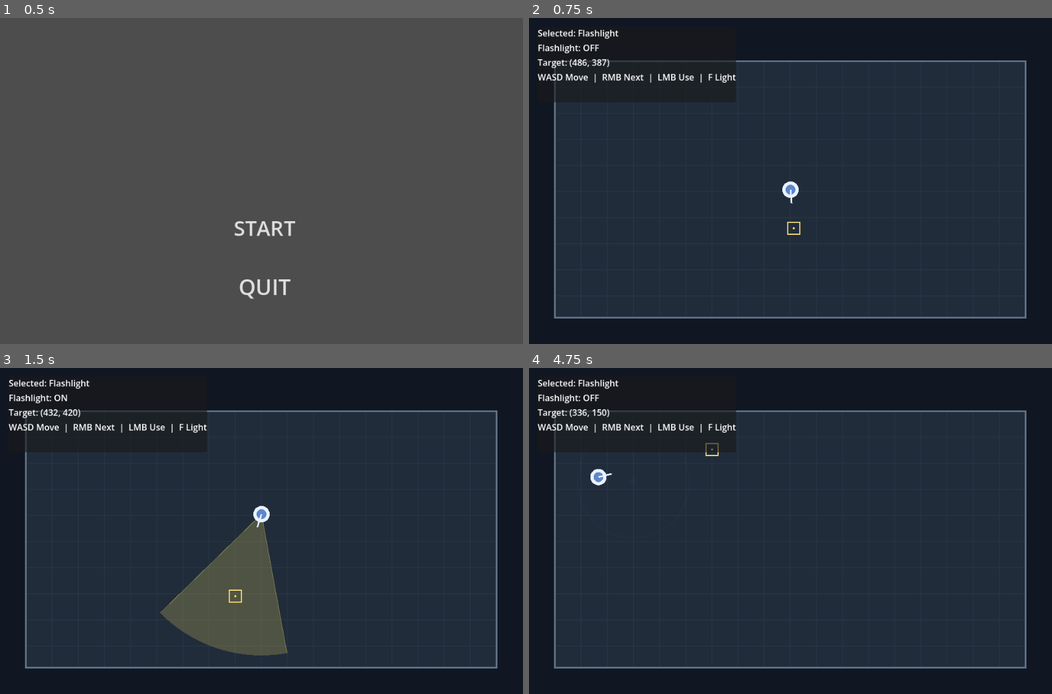
Above: before the commit, frames 1-4 (two rows, left to right).
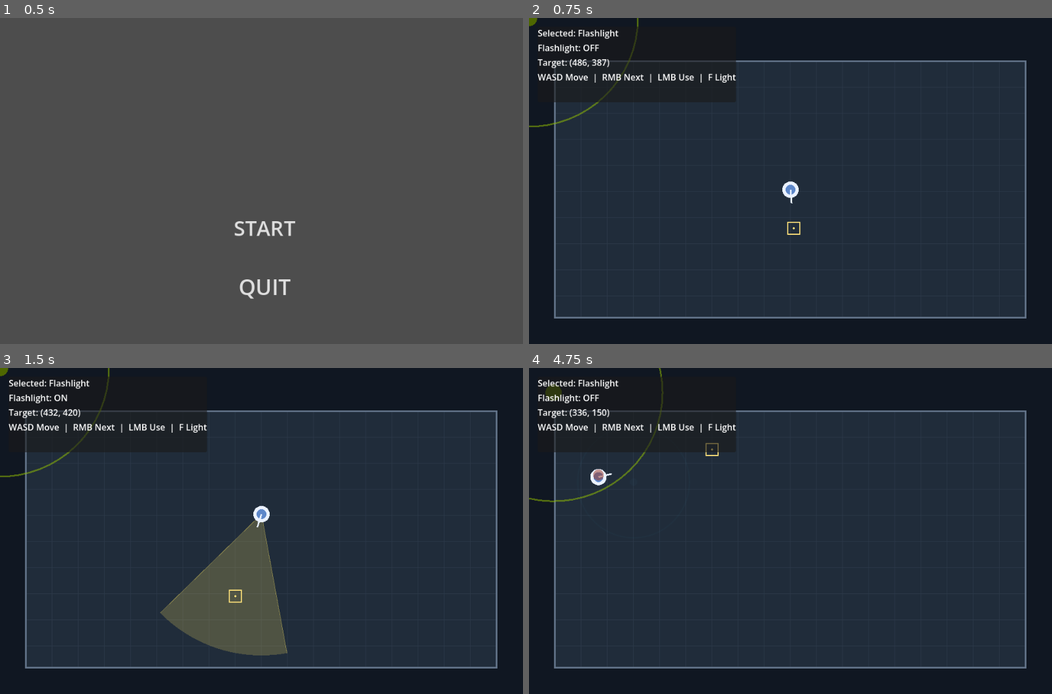
Above: after the commit, the same moments.

Repository: jablonskibrandan/GodotWild98
Game: Godot game, scene res://scenes/main_menu.tscn
Two runs of this game, one before a commit and one after it. Both use one fixed random seed, a clock stepped at 60 frames per second and the inputs below.
Inputs (mouse positions are in pixels of both pictures, inside the frame that each line leads up to):
- Up to frame 1 (0.5 s): no input
- Up to frame 2 (0.75 s): click "START" at 0.5 s
- Up to frame 3 (1.5 s): tap Enter at 1.25 s; move the mouse to (235, 596) at 1.27 s; hold W (move_up) from 1.28 s (still down); hold F (flashlight_toggle) from 1.28 s (still down)
- Up to frame 4 (4.75 s): move the mouse to (947, 579) at 2.02 s; release F (flashlight_toggle) at 2.03 s; right-click (947, 579) at 2.1 s; tap Space at 2.75 s; move the mouse to (633, 482) at 2.77 s; release W (move_up) at 2.78 s; press the mouse at (633, 482) at 2.78 s; hold A (move_left) 2.78-4.28 s; move the mouse to (816, 531) at 3.52 s; release the mouse at (816, 531) at 3.53 s; tap F (flashlight_toggle) at 3.6 s; move the mouse to (712, 449) at 4.27 s; hold S (move_down) from 4.28 s (still down); hold Right mouse button (tool_next) from 4.28 s (still down)

Frame 1 is identical in both runs. In frame 2, 0.2% of the frame differs, in the area x 0-21%, y 0-34%; in frame 3, 0.2%; in frame 4, 0.4%, in the area x 0-26%, y 0-42%.

Commit message:
initial monster files, monster target finder

Diff:
--- a/scenes/floor_one.tscn
+++ b/scenes/floor_one.tscn
@@ -6,6 +6,7 @@
 [ext_resource type="Script" uid="uid://bui5rstvv5pa1" path="res://scripts/tools/distraction_tool.gd" id="4_distraction"]
 [ext_resource type="Script" uid="uid://cnjnjyw5bsp31" path="res://scripts/player/player_controller.gd" id="5_player"]
 [ext_resource type="Script" uid="uid://clc1phwuj8tqs" path="res://scripts/player/target_cursor.gd" id="6_target"]
+[ext_resource type="PackedScene" uid="uid://dm48ti74qwqcc" path="res://scenes/monster.tscn" id="7_6d0m4"]
 
 [node name="FloorOne" type="Node2D" unique_id=1776846106]
 script = ExtResource("1_floor")
@@ -31,6 +32,9 @@
 
 [node name="TargetCursor" type="Node2D" parent="." unique_id=1575986569]
 script = ExtResource("6_target")
+
+[node name="Monster" parent="." unique_id=1813013398 node_paths=PackedStringArray("player") instance=ExtResource("7_6d0m4")]
+player = NodePath("../Player")
 
 [node name="HUD" type="CanvasLayer" parent="." unique_id=1173174004]
 
--- /dev/null
+++ b/scenes/monster.tscn
@@ -0,0 +1,10 @@
+[gd_scene format=3 uid="uid://dm48ti74qwqcc"]
+
+[ext_resource type="Script" uid="uid://d1vvchxqlwit8" path="res://scripts/monsters/base_monster.gd" id="1_1cbnp"]
+[ext_resource type="Script" uid="uid://c6k0obt5upiwb" path="res://scripts/monsters/monster_target_finder.gd" id="2_c47ug"]
+
+[node name="Monster" type="Node2D" unique_id=1813013398]
+script = ExtResource("1_1cbnp")
+
+[node name="TargetFinder" type="Node2D" parent="." unique_id=1955017602]
+script = ExtResource("2_c47ug")
--- /dev/null
+++ b/scripts/monsters/base_monster.gd
@@ -0,0 +1,33 @@
+class_name BaseMonster
+extends Node2D
+
+#remove this reference once vision is properly implemented
+@export var player: Node2D
+
+@export_range(1.0, 100.0, 1.0) var radius: float = 15.0
+@export_range(1.0, 1000.0, 1.0) var move_speed: float = 100.0
+@onready var target_finder: MonsterTargetFinder = $TargetFinder
+
+func _ready():
+	target_finder.player = player
+
+func _physics_process(delta: float) -> void:
+	var direction: Vector2 = direction_to_target()
+	if direction != Vector2.ZERO:
+		global_position += direction * move_speed * delta
+		#global_position = Vector2(
+			#clampf(global_position.x, _movement_bounds.position.x + radius, _movement_bounds.end.x - radius),
+			#clampf(global_position.y, _movement_bounds.position.y + radius, _movement_bounds.end.y - radius)
+		#)
+
+	target_finder.queue_redraw()
+
+func direction_to_target() -> Vector2:
+	var target_position = target_finder.get_chosen_target_position()
+	if target_position != null && target_position is Vector2 && global_position.distance_to(target_position) > radius:
+		return global_position.direction_to(target_position)
+	else:
+		return Vector2.ZERO
+
+func _draw() -> void:
+	draw_circle(Vector2.ZERO, radius, Color("4e6700ff"))
--- /dev/null
+++ b/scripts/monsters/monster_target_finder.gd
@@ -0,0 +1,93 @@
+class_name MonsterTargetFinder
+extends Node2D
+
+var player: Node2D
+
+@export_range(0.0, 200.0, 1.0) var vision: float = 200.0
+@export_range(0.0, 200.0, 1.0) var hearing: float = 100.0
+@export_range(0.0, 30.0, 1.0) var memory: float = 5.0
+
+var target_infos: Dictionary[int, MonsterTargetInfo] = {}
+var chosen_target: int = 0
+@export var chosen_priority:int = 0
+
+###########################################################################
+# main functions for processing and handling input
+
+func _process(delta: float) -> void:
+	remember_targets(delta)
+	look_around()
+
+func get_chosen_target_position(): # -> Vector 2 or null
+	if chosen_target != 0 && target_infos.has(chosen_target):
+		return target_infos[chosen_target].position
+	else:
+		return null
+
+# needs fixed with proper vision logic and remove reference to player
+func look_around():
+	if player != null:
+		var distance := global_position.distance_to(player.global_position)
+		if distance <= vision:
+			var priority := int((vision-distance))
+			notice(player, priority)
+
+# needs a method connected to a signal to call this whenever the player makes sound
+func hear(source_node: Node2D):
+	var priority := int(hearing)
+	notice(source_node, priority)
+
+func _draw() -> void:
+	draw_arc(Vector2.ZERO, vision, 0, TAU, 64, Color("98c50080"), 3)
+	if chosen_target != null && target_infos.has(chosen_target):
+		draw_circle(target_infos[chosen_target].position - global_position, 10.0, Color("9c351f80"))
+
+###########################################################################
+
+# helper functions
+
+func notice(target_node: Node2D, priority: int):
+	var target_info: MonsterTargetInfo = MonsterTargetInfo.new()
+	target_info.notice(target_node.global_position, priority)
+	target_infos[target_node.get_instance_id()] = target_info
+	compare_and_choose_target(target_node.get_instance_id())
+
+func remember_targets(delta: float):
+	for target in target_infos.keys():
+		var last_noticed := target_infos[target].pass_time(delta)
+		if (last_noticed > memory):
+			forget_target(target)
+
+func find_new_target():
+	for target in target_infos.keys():
+		compare_and_choose_target(target)
+
+func compare_and_choose_target(target: int):
+	if compare_targets(chosen_target, target):
+		choose_target(target)
+
+func compare_targets(target1: int, target2: int) -> bool:
+	if target1 != 0 && target1 == target2:
+		return true
+
+	var info1: MonsterTargetInfo = target_infos.get(target1)
+	var info2: MonsterTargetInfo = target_infos.get(target2)
+
+	if (info1 == null || info2 == null):
+		return info2 != null
+
+	if info1.priority == info2.priority:
+		return info2.last_noticed < info1.last_noticed
+	else:
+		return info2.priority > info1.priority
+
+func choose_target(target: int):
+	if target_infos.has(target):
+		chosen_target = target
+		chosen_priority = target_infos[chosen_target].priority
+
+func forget_target(target: int):
+	target_infos.erase(target)
+	if target == chosen_target:
+		chosen_target = 0
+		find_new_target()
--- /dev/null
+++ b/scripts/monsters/monster_target_info.gd
@@ -0,0 +1,14 @@
+class_name MonsterTargetInfo
+
+var position: Vector2 = Vector2.ZERO
+var priority: int = 0
+var last_noticed: float = 0.0
+
+func notice(_position: Vector2, _priority: int):
+	position = _position
+	priority = _priority
+	last_noticed = 0.0
+
+func pass_time(delta: float) -> float:
+	last_noticed += delta
+	return last_noticed
Not shown, added: scripts/monsters/base_monster.gd.uid
Not shown, added: scripts/monsters/monster_target_finder.gd.uid
Not shown, added: scripts/monsters/monster_target_info.gd.uid
